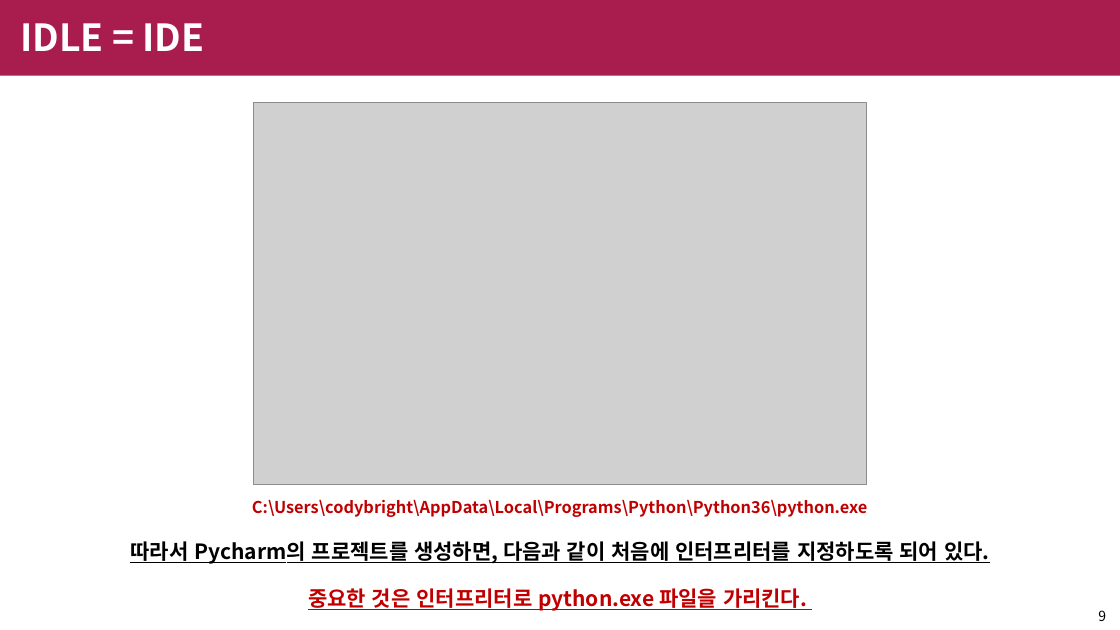
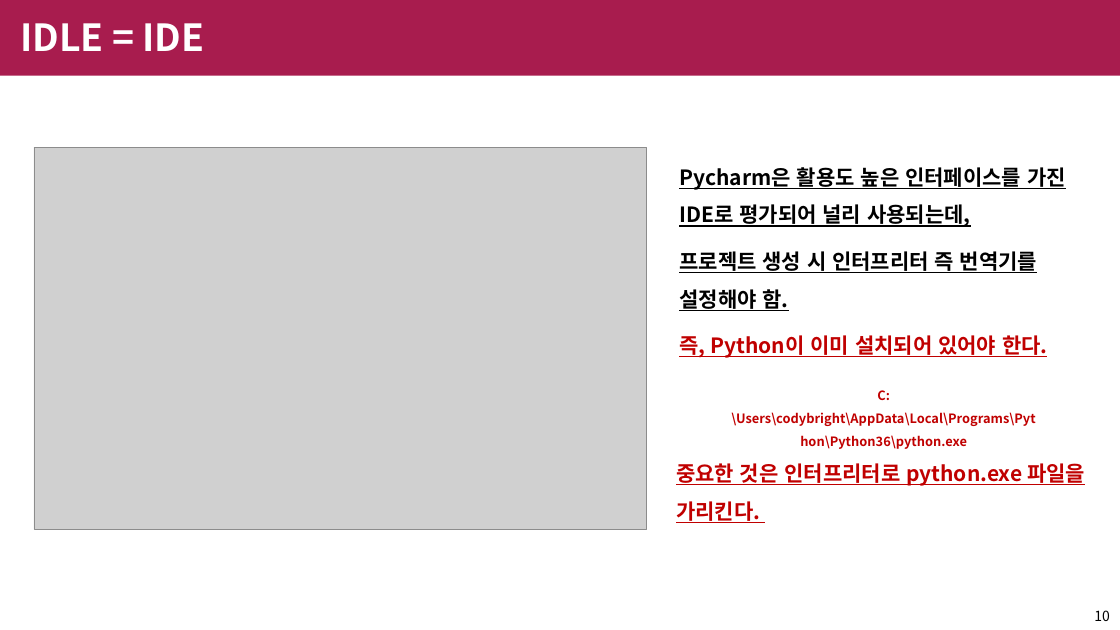
Before and after one commit to shinychan95/R_to_Python, a slide deck: slide 10 of R/python 설치 정리.pptx (slide 9 before the commit). Drawn at 1120x630 pixels with LibreOffice and Linux fonts; fonts in the diff are those of the drawing; grey boxes stand for pictures; background and template pictures are left out. Boxes give left, top, right and bottom in pixels: in the first picture for what was removed or moved away, otherwise in the second. Text is boxed around its words. In the diff, an @@ line names an element or a change of style, - is before the commit and + after.

Commit message:
python research final

```diff
--- a/R/python 설치 정리.pptx
+++ b/R/python 설치 정리.pptx
@@ picture: place and size @@
-picture at box(254, 103, 866, 485)
+picture at box(34, 147, 646, 529)
@@ text at box(679, 167, 1066, 358): text changed @@
-따라서 Pycharm의 프로젝트를 생성하면, 다음과 같이 처음에 인터프리터를 지정하도록 되어 있다.
-중요한 것은 인터프리터로 python.exe 파일을 가리킨다.
+Pycharm은 활용도 높은 인터페이스를 가진 IDE로 평가되어 널리 사용되는데,
+프로젝트 생성 시 인터프리터 즉 번역기를 설정해야 함.
+즉, Python이 이미 설치되어 있어야 한다.
@@ text "C:\Users\codybright\AppData\Local\Programs\Python\Python36\p ...": place and size @@
-text "C:\Users\codybright\AppData\Local\Programs\Python\Python36\p ..." at box(252, 500, 867, 611)
+text "C:\Users\codybright\AppData\Local\Programs\Python\Python36\p ..." at box(731, 390, 1035, 449)
@@ text "C:\Users\codybright\AppData\Local\Programs\Python\Python36\p ..." at box(731, 390, 1035, 449): size 14 to 11 pt @@
@@ text added at box(676, 463, 1085, 523), 18 pt, text #C00000, bold, underline @@
+중요한 것은 인터프리터로 python.exe 파일을 가리킨다.
@@ page number at box(1094, 610, 1110, 621): text changed @@
-9
+10
```
Also in this commit, not shown: 6 other slides changed, 11 slides added, 6 slides removed.
